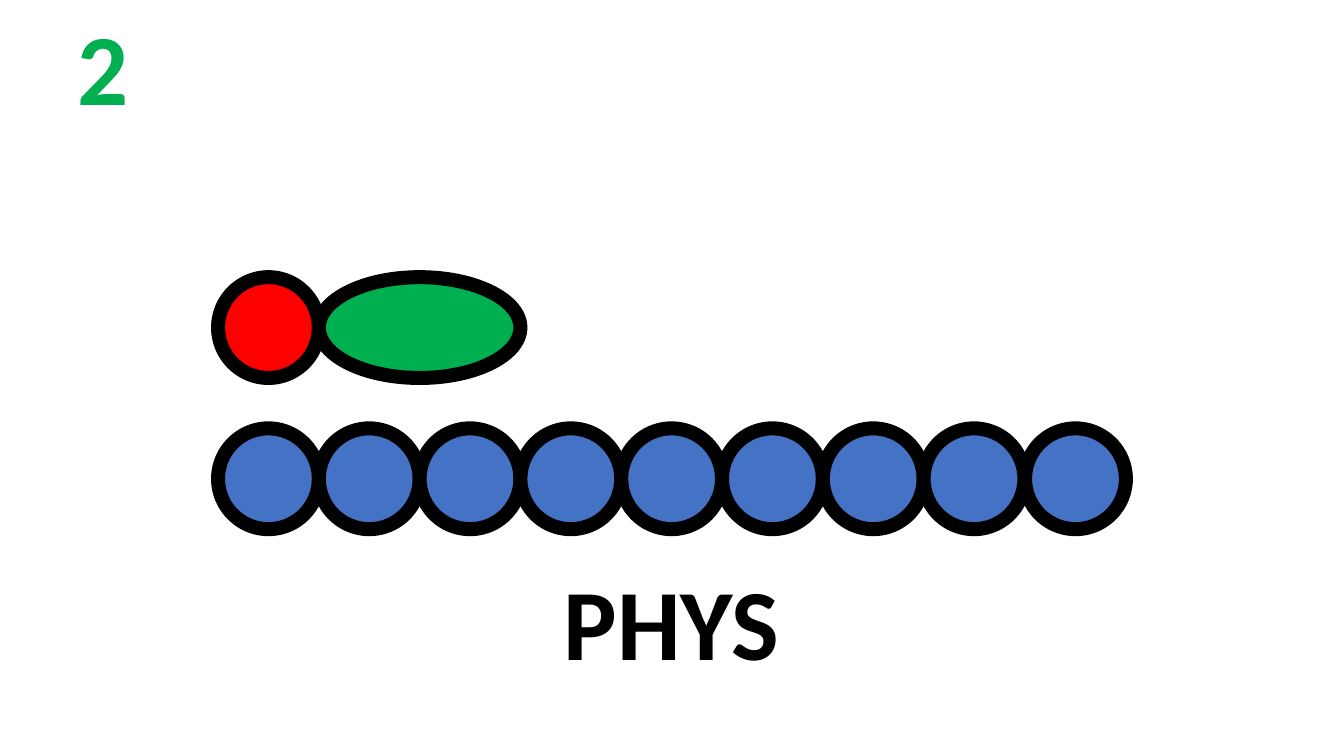
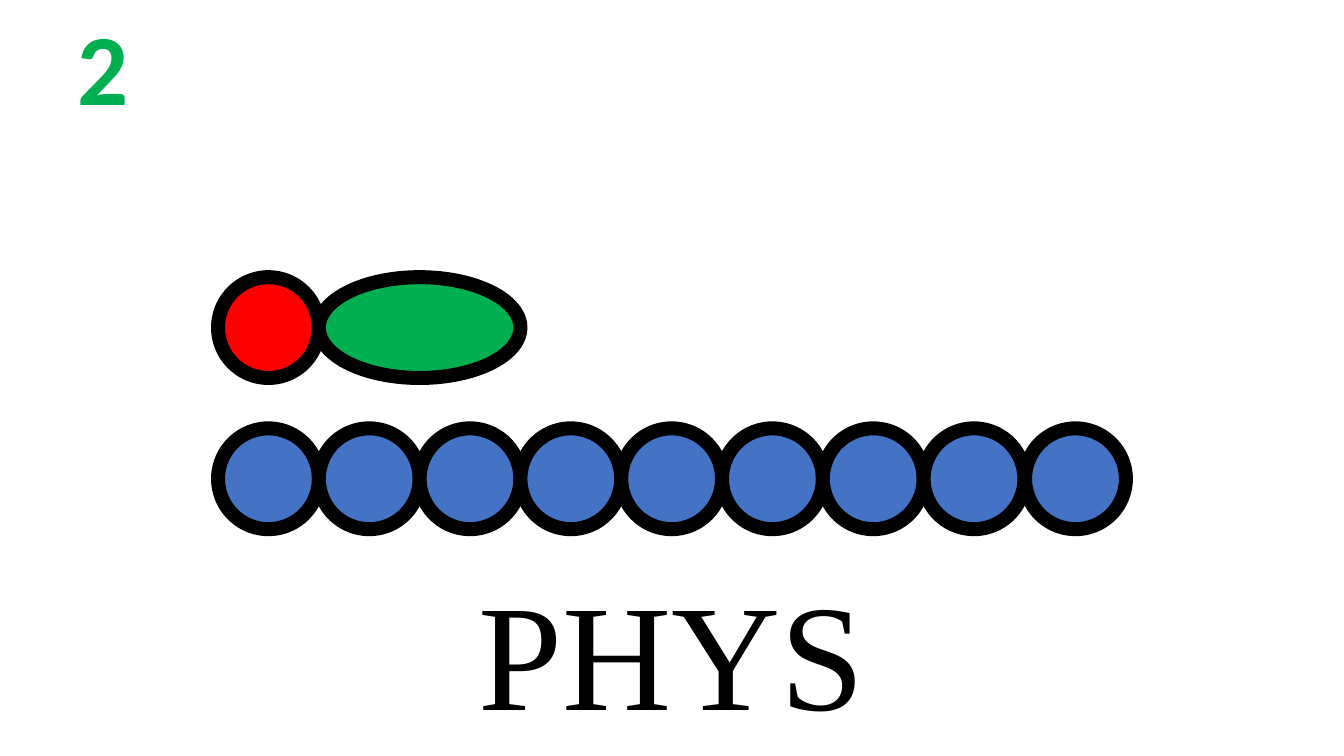
Before and after one commit to rzk1/ullmann, a slide deck: slide 2 of Labels/labels.pptx. Drawn at 1344x756 pixels with LibreOffice and Linux fonts; fonts in the diff are those of the drawing. Boxes give left, top, right and bottom in pixels: in the first picture for what was removed or moved away, otherwise in the second. Text is boxed around its words. In the diff, an @@ line names an element or a change of style, - is before the commit and + after.

Commit message:
Font

```diff
--- a/Labels/labels.pptx
+++ b/Labels/labels.pptx
@@ text "PHYS": place and size @@
-text "PHYS" at (564,594,780,661)
+text "PHYS" at (478,610,864,712)
@@ text "PHYS" at (478,610,864,712): size 72 to 108 pt, font Calibri to Times New Roman, bold off @@
```
Also in this commit, not shown: 23 other slides changed.
